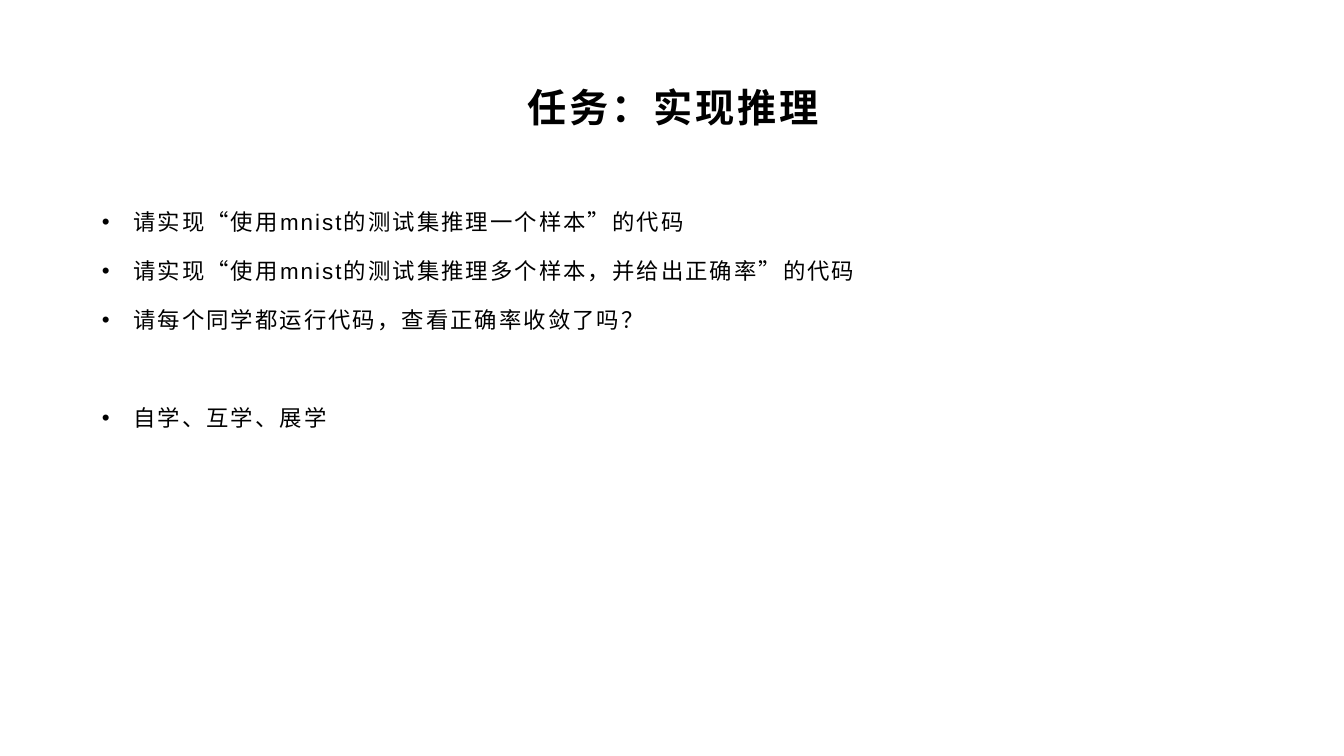
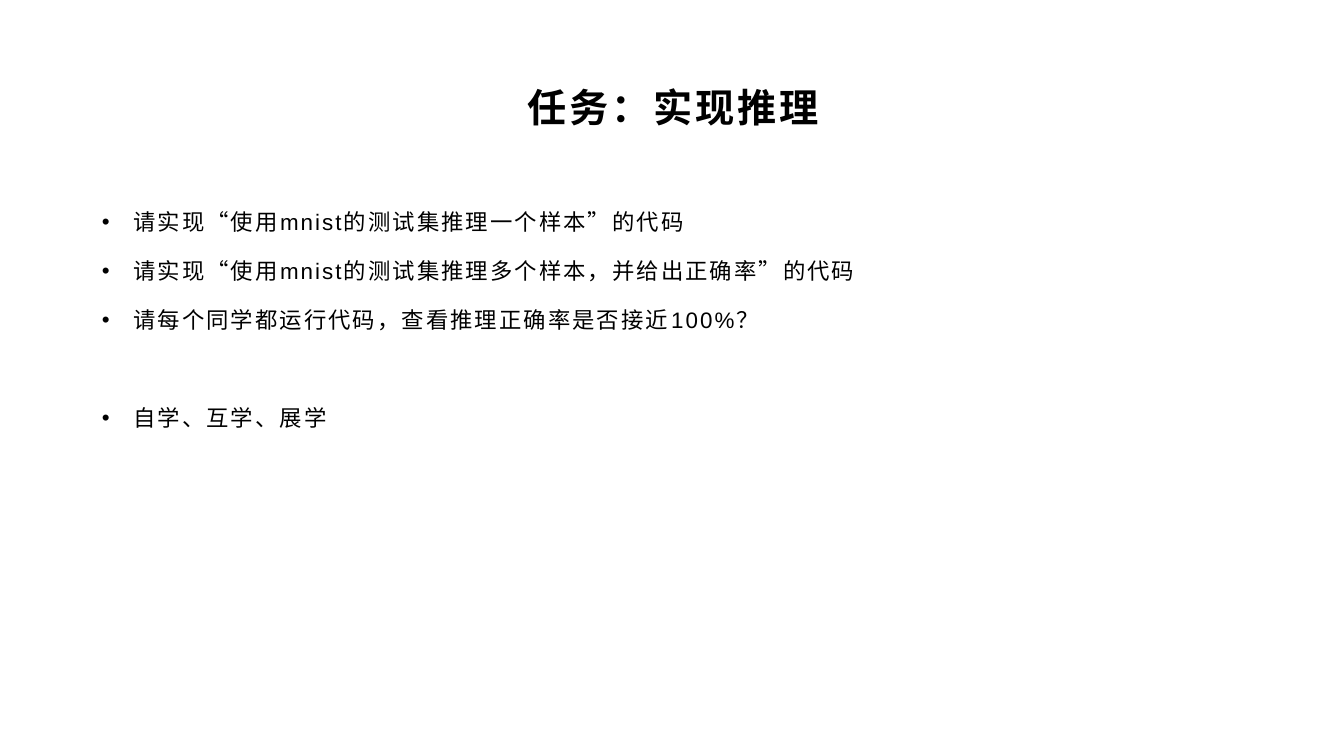
Before and after one commit to yyc-git/DeepLearningEdu, a slide deck: slide 25 of lessons/5_handwriting_by_linear_layer/ppt/用全连接层识别手写数字.pptx. Drawn at 1344x756 pixels with LibreOffice and Linux fonts; fonts in the diff are those of the drawing; background and template pictures are left out. Boxes give left, top, right and bottom in pixels: in the first picture for what was removed or moved away, otherwise in the second. Text is boxed around its words. In the diff, an @@ line names an element or a change of style, - is before the commit and + after.

Commit message:
feat(5_handwriting_by_linear_layer): update code and ppt

```diff
--- a/lessons/5_handwriting_by_linear_layer/ppt/用全连接层识别手写数字.pptx
+++ b/lessons/5_handwriting_by_linear_layer/ppt/用全连接层识别手写数字.pptx
@@ text at (133, 309, 759, 331): text changed @@
-• 请每个同学都运行代码，查看正确率收敛了吗？
+• 请每个同学都运行代码，查看推理正确率是否接近100%？
```
Also in this commit, not shown: 2 other files.
